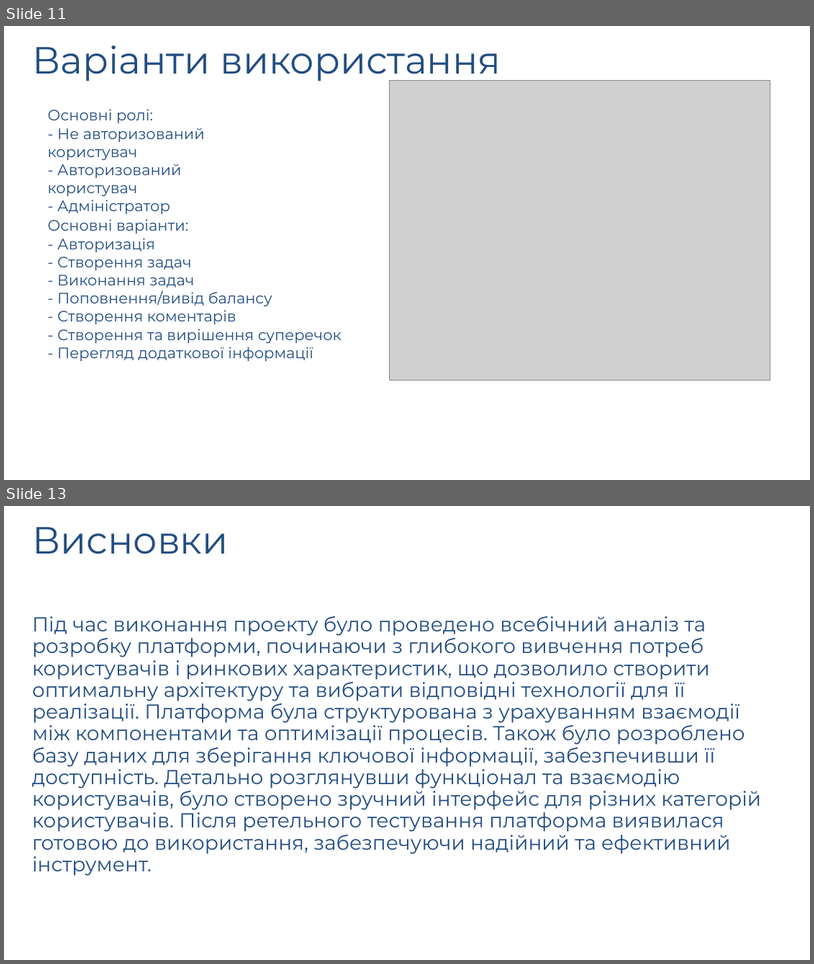
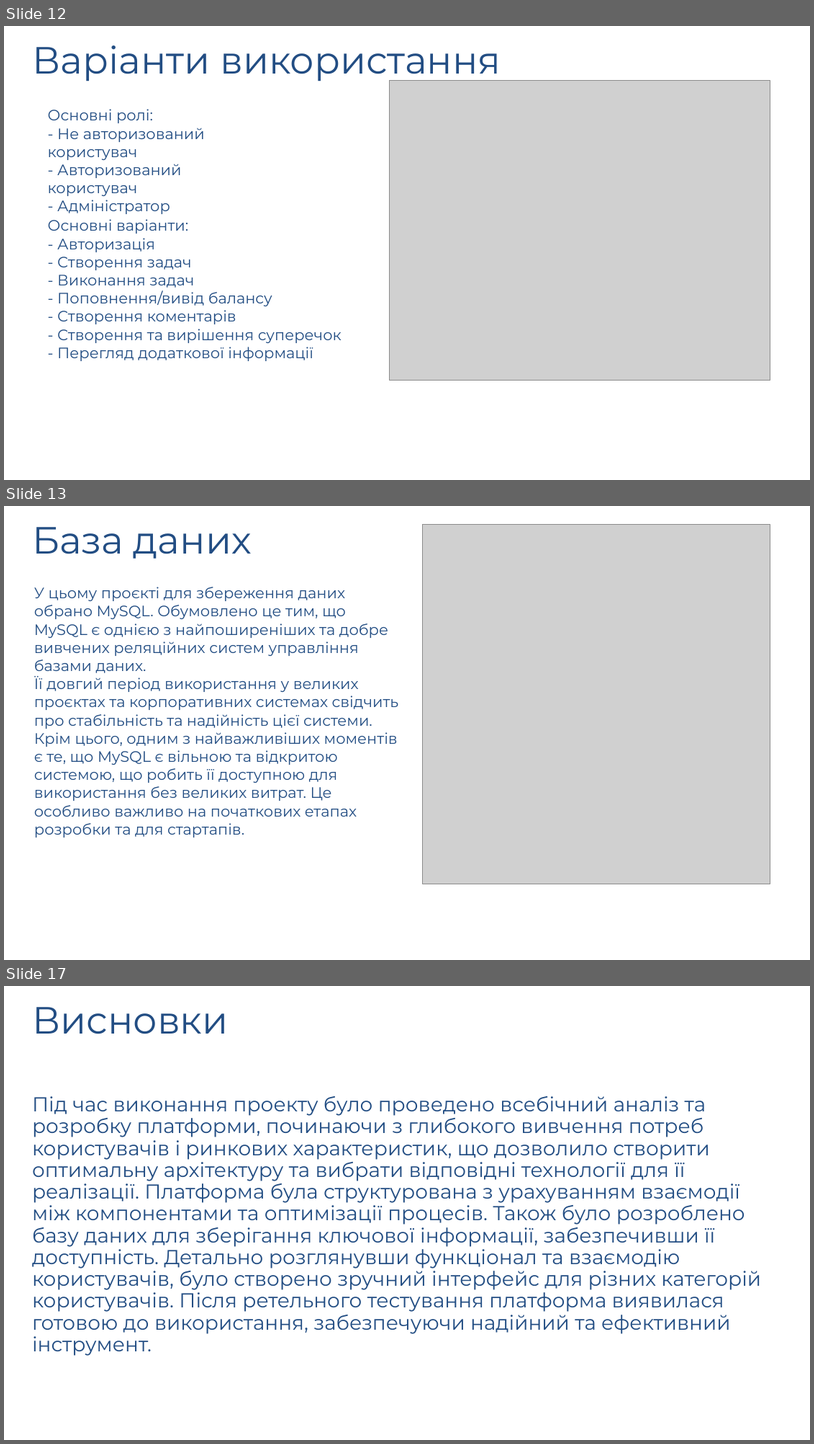
Before and after one commit to AlexandrVerbovskiy/test_dyplome, a slide deck: записка/презентація.pptx. Shown one above the other, each under a label of ours: slides 11 and 13 before the commit, slides 12, 13 and 17 after it; the slides between them are not shown. The pictures are 814x964 and 814x1444 pixels, drawn with LibreOffice and Linux fonts; fonts in the diff are those of the drawing; grey boxes stand for pictures; background and template pictures are left out. Boxes give left, top, right and bottom in pixels: in the first picture for what was removed or moved away, otherwise in the second. Text is boxed around its words. In the diff, an @@ line names an element or a change of style, - is before the commit and + after.

```diff
--- a/записка/презентація.pptx
+++ b/записка/презентація.pptx
@@ slide 13 added at (x1=4, y1=506, x2=810, y2=960), background picture (left out) @@
@@ title added at (x1=32, y1=527, x2=252, y2=559), 45 pt, text #224D83 @@
+База даних
@@ picture added at (x1=422, y1=524, x2=770, y2=883) @@
@@ text added at (x1=34, y1=587, x2=399, y2=837), 18 pt, text #224D83 @@
+У цьому проєкті для збереження даних обрано MySQL. Обумовлено це тим, що MySQL є однією з найпоширеніших та добре вивчених реляційних систем управління базами даних.
+Її довгий період використання у великих проєктах та корпоративних системах свідчить про стабільність та надійність цієї системи.
+Крім цього, одним з найважливіших моментів є те, що MySQL є вільною та відкритою системою, що робить її доступною для використання без великих витрат. Це особливо важливо на початкових етапах розробки та для стартапів.
@@ what was slide 11 is now slide 12 @@
@@ what was slide 13 is now slide 17 @@
```
Also in this commit, not shown: 6 slides changed, 3 other slides added, 19 other files.
